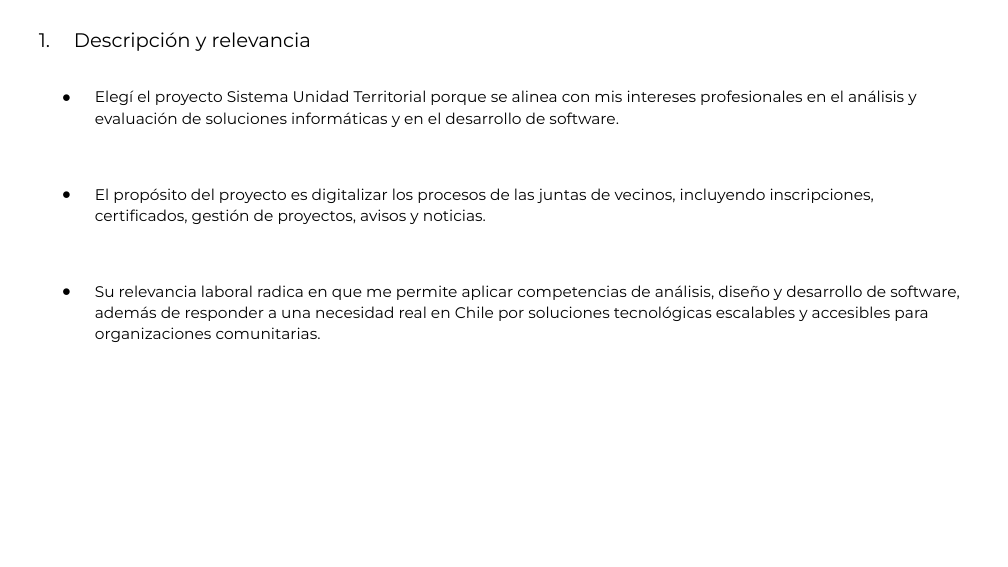
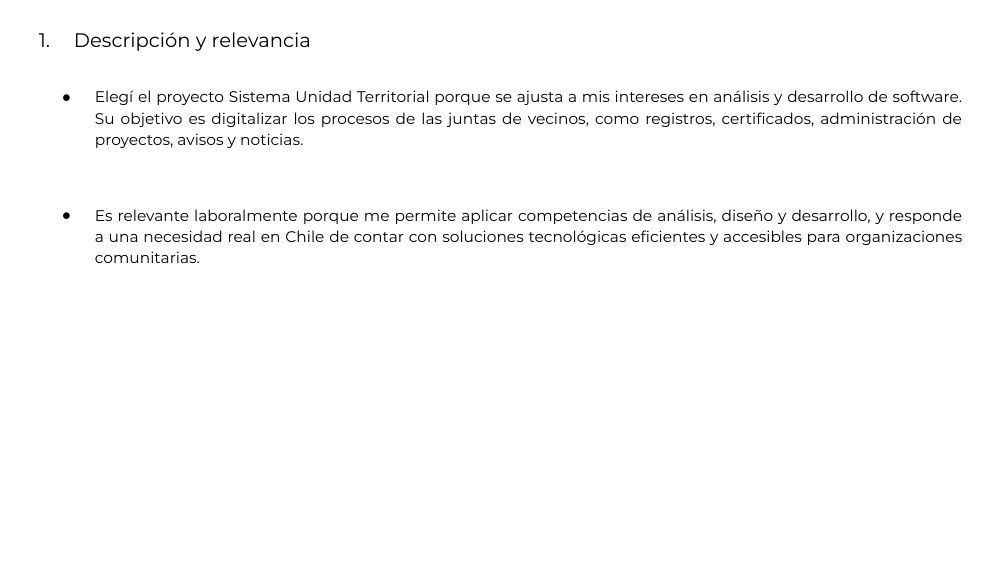
Before and after one commit to mauriciopinavalenzuela/CAPSTONE, a slide deck: slide 2 of DOCUMENTOS FASE1/evidencias grupales/Presentación_Proyecto.pptx. Drawn at 1008x567 pixels with LibreOffice and Linux fonts; fonts in the diff are those of the drawing. Boxes give left, top, right and bottom in pixels: in the first picture for what was removed or moved away, otherwise in the second. Text is boxed around its words. In the diff, an @@ line names an element or a change of style, - is before the commit and + after.

```diff
--- a/DOCUMENTOS FASE1/evidencias grupales/Presentación_Proyecto.pptx
+++ b/DOCUMENTOS FASE1/evidencias grupales/Presentación_Proyecto.pptx
@@ text at [95, 90, 963, 263]: text changed @@
-● Elegí el proyecto Sistema Unidad Territorial porque se alinea con mis intereses profesionales en el análisis y evaluación de soluciones informáticas y en el desarrollo de software.
-● El propósito del proyecto es digitalizar los procesos de las juntas de vecinos, incluyendo inscripciones, certificados, gestión de proyectos, avisos y noticias.
-● Su relevancia laboral radica en que me permite aplicar competencias de análisis, diseño y desarrollo de software, además de responder a una necesidad real en Chile por soluciones tecnológicas escalables y accesibles para organizaciones comunitarias.
+● Elegí el proyecto Sistema Unidad Territorial porque se ajusta a mis intereses en análisis y desarrollo de software. Su objetivo es digitalizar los procesos de las juntas de vecinos, como registros, certificados, administración de proyectos, avisos y noticias.
+● Es relevante laboralmente porque me permite aplicar competencias de análisis, diseño y desarrollo, y responde a una necesidad real en Chile de contar con soluciones tecnológicas eficientes y accesibles para organizaciones comunitarias.
```
Also in this commit, not shown: 11 other slides changed, 3 other files.
